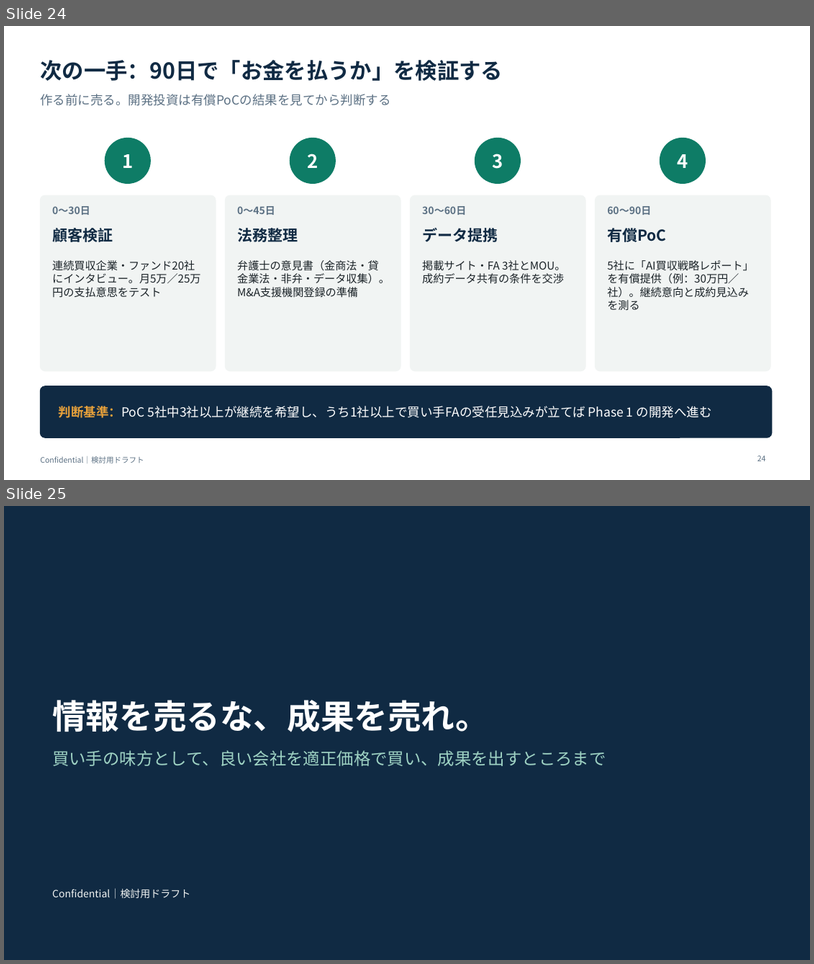
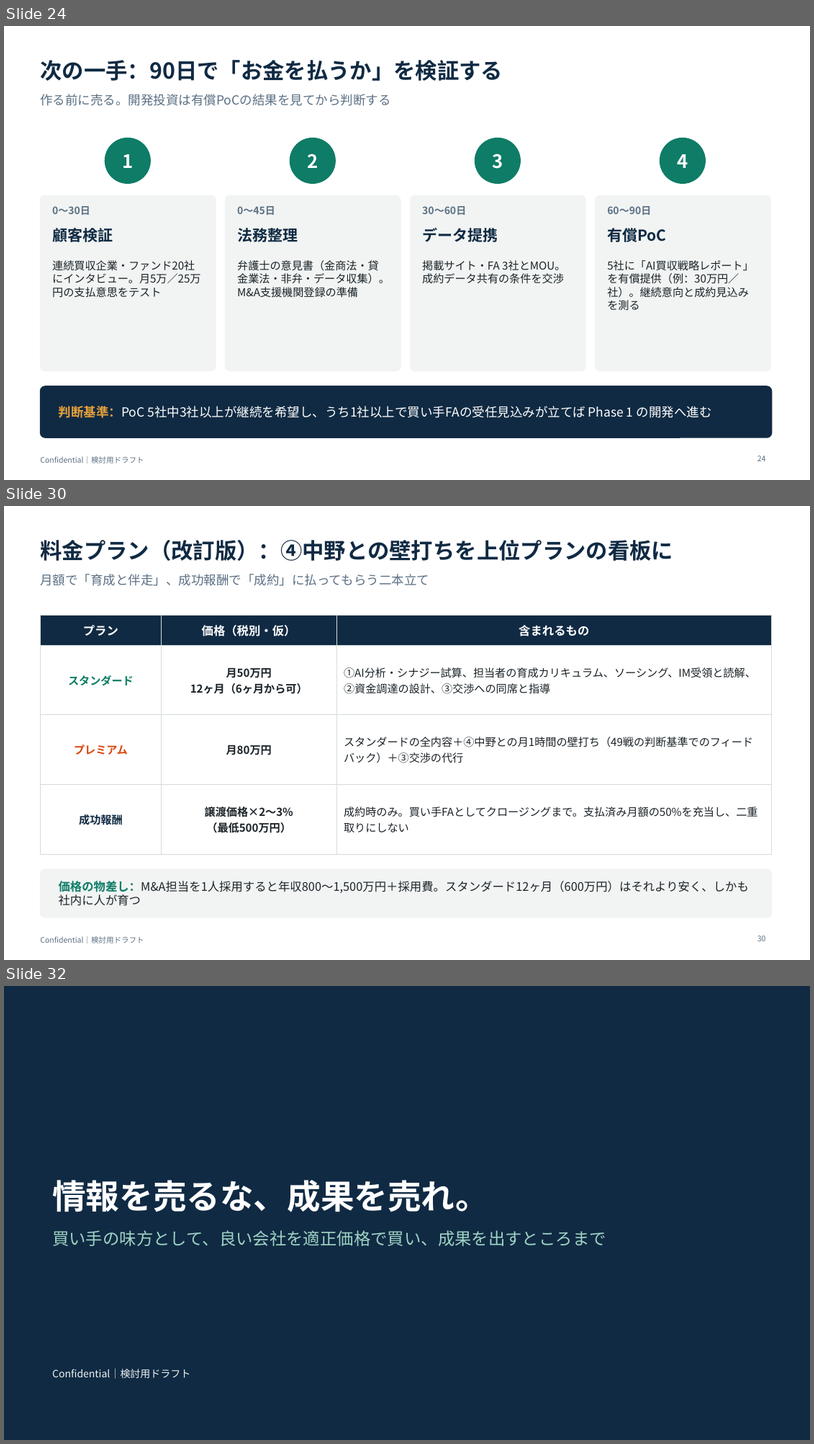
Before and after one commit to nakano-winebank/wine-auction, a slide deck: docs/business/AI_MA_新規事業_レビューと提案.pptx. Shown one above the other, each under a label of ours: slides 24 and 25 before the commit, slides 24, 30 and 32 after it; the slides between them are not shown. The pictures are 814x964 and 814x1444 pixels, drawn with LibreOffice and Linux fonts; fonts in the diff are those of the drawing. Boxes give left, top, right and bottom in pixels: in the first picture for what was removed or moved away, otherwise in the second. Text is boxed around its words. In the diff, an @@ line names an element or a change of style, - is before the commit and + after.

```diff
--- a/docs/business/AI_MA_新規事業_レビューと提案.pptx
+++ b/docs/business/AI_MA_新規事業_レビューと提案.pptx
@@ slide 30 added at [4,506,810,960], background #FFFFFF; not listed: 1 template element that a slide beside it also shows @@
@@ title added at [40,540,674,561], 26 pt, text #102A43, bold @@
+料金プラン（改訂版）：④中野との壁打ちを上位プランの看板に
@@ text added at [40,574,430,586], 15 pt, text #5B7083 @@
+月額で「育成と伴走」、成功報酬で「成約」に払ってもらう二本立て
@@ table added at [40,615,772,836], 4 rows, 3 columns @@
+プラン | 価格（税別・仮） | 含まれるもの
+スタンダード | 月50万円 / 12ヶ月（6ヶ月から可） | ①AI分析・シナジー試算、担当者の育成カリキュラム、ソーシング、IM受領と読解、②資金調達の設計、③交渉への同席と指導
+プレミアム | 月80万円 | スタンダードの全内容＋④中野との月1時間の壁打ち（49戦の判断基準でのフィードバック）＋③交渉の代行
+成功報酬 | 譲渡価格×2〜3% / （最低500万円） | 成約時のみ。買い手FAとしてクロージングまで。支払済み月額の50%を充当し、二重取りにしない
@@ rounded rectangle added at [40,869,772,917], fill #F1F4F3, outline #F1F4F3 1 pt @@
@@ text added at [59,880,749,906], 14 pt, text #1B2328 @@
+価格の物差し：M&A担当を1人採用すると年収800〜1,500万円＋採用費。スタンダード12ヶ月（600万円）はそれより安く、しかも社内に人が育つ
@@ page number added at [758,935,766,941], 9 pt, text #5B7083 @@
+30
@@ what was slide 25 is now slide 32 @@
```
Also in this commit, not shown: 1 slide changed, 6 other slides added.
